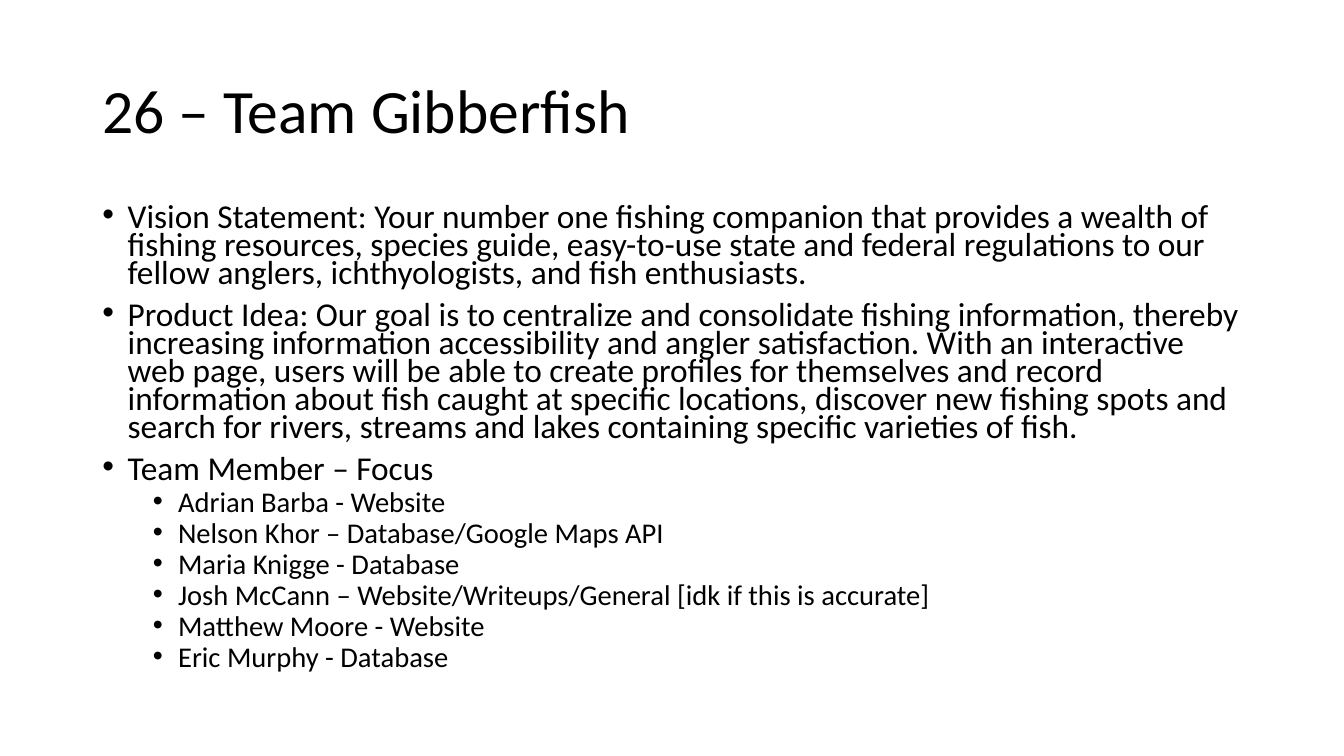
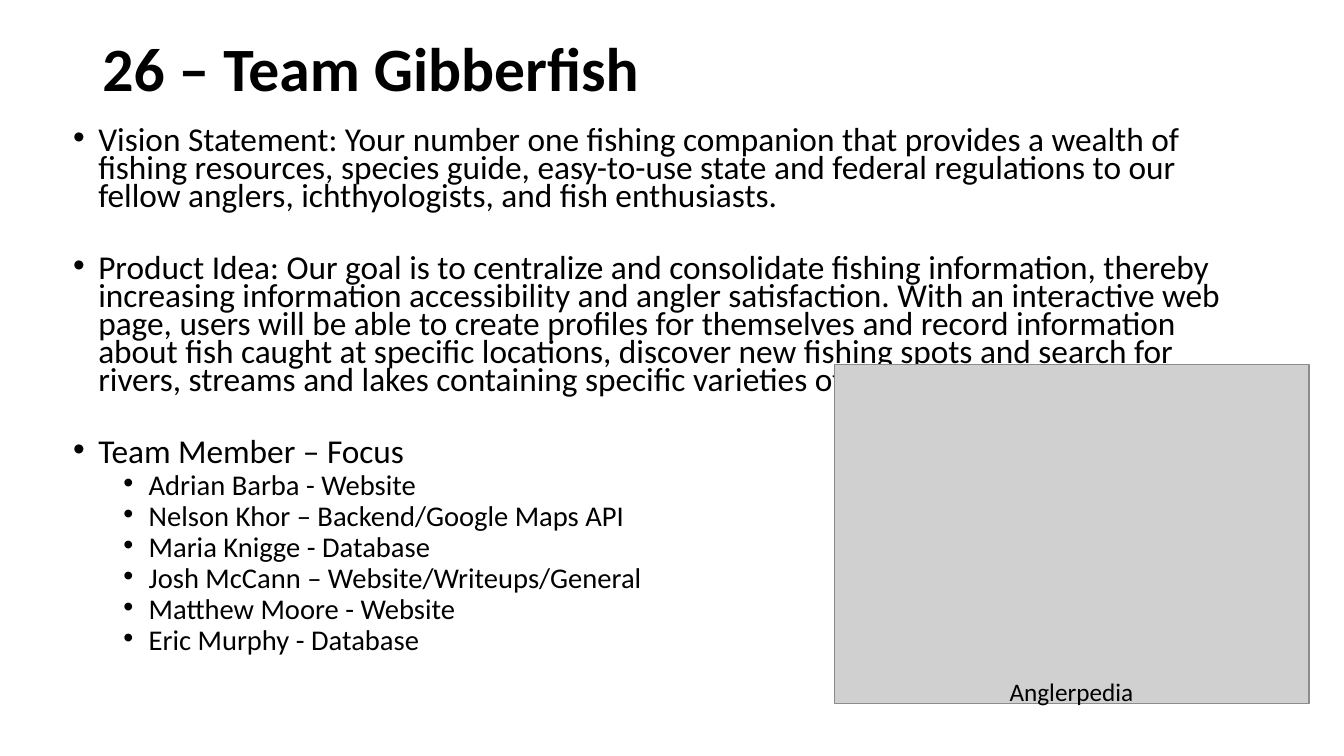
Before and after one commit to Mamo8125/TeamGibberfish_CSCI3308_FA16, a slide deck: slide 1 of Team_Status_Oct.pptx. Drawn at 1344x756 pixels with LibreOffice and Linux fonts; fonts in the diff are those of the drawing; grey boxes stand for pictures. Boxes give left, top, right and bottom in pixels: in the first picture for what was removed or moved away, otherwise in the second. Text is boxed around its words. In the diff, an @@ line names an element or a change of style, - is before the commit and + after.

Commit message:
Added web app logo and edit some descriptions

```diff
--- a/Team_Status_Oct.pptx
+++ b/Team_Status_Oct.pptx
@@ title "26 – Team Gibberfish": place and size @@
-title "26 – Team Gibberfish" at (102,90,630,134)
+title "26 – Team Gibberfish" at (102,47,639,92)
@@ title "26 – Team Gibberfish" at (102,47,639,92): bold on @@
@@ text "Vision Statement: Your number one ...": place and size @@
-text "Vision Statement: Your number one ..." at (128,205,1238,672)
+text "Vision Statement: Your number one ..." at (98,128,1220,655)
@@ picture added at (835,365,1310,704) @@
@@ text at (149,506,623,531): text changed @@
-  • Nelson Khor – Database/Google Maps API
+  • Nelson Khor – Backend/Google Maps API
@@ text at (149,568,641,593): text changed @@
-  • Josh McCann – Website/Writeups/General [idk if this is accurate]
+  • Josh McCann – Website/Writeups/General
@@ text added at (1010,683,1133,708), 18 pt, text #000000 @@
+Anglerpedia
```
